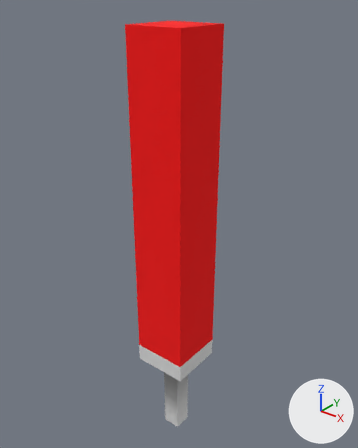
Two versions of the OBJ model src/main/resources/assets/tolaserblade/models/item/laser_blade.obj, one commit apart.
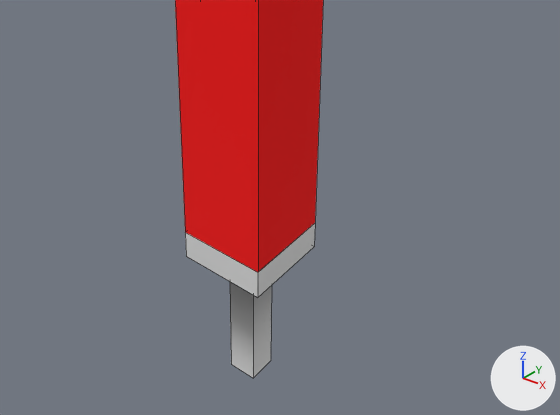
Each version is shown whole from a 50 mm camera at (0.898, -1.106, 1.535) aimed at (-0.023, 0.045, 0.822), then close up on the part from 10% to 98% of the width and 48% to 100% of the height. The lights are fixed; the arrows at lower right show +X, +Y and +Z. The close-ups show mesh edges as thin lines. Where no turn or scale is listed for an object, it has been applied to the vertices. Vertices at the same position are counted once.

Before the edit, the objects in view are built like this:
```python
me_laser_blade = bpy.data.meshes.new('laser_blade')
me_laser_blade.from_pydata(...)  # 36 vertices, 29 faces; spans x -0.094..0.094, y -0.094..0.094, z 0.0..1.438
# faces by material slot: [11, 6, 12]
me_laser_blade.materials.append(mat_mat_hilt)  # light grey #e1e1e1
me_laser_blade.materials.append(mat_mat_blade_core)  # white #f7f3f3
me_laser_blade.materials.append(mat_mat_blade_halo)  # red #ff0000
ob_laser_blade = bpy.data.objects.new('laser_blade', me_laser_blade)
ob_laser_blade.location = (0.0, 0.0, 0.0)
```
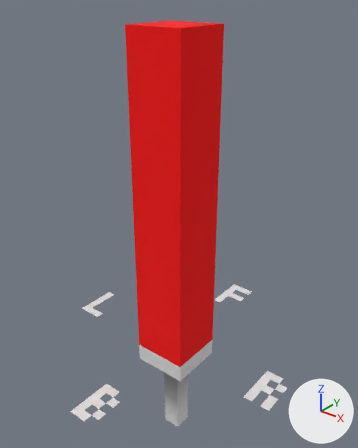
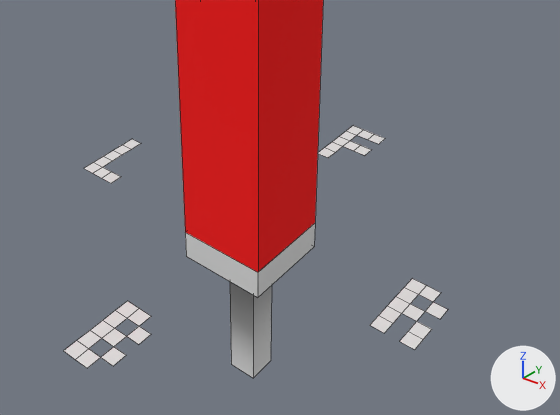
Commit message: Fix LaserBlade model and Update to version 0.0.2

Boxes (x1, y1, x2, y2) around the edits, measured in the close-ups (560 x 415 px):
'laser_blade', reshaped: before (175, 0, 323, 378); after (64, 0, 448, 378)
part 1 of me_laser_blade, added: after (370, 278, 448, 350)
part 2 of me_laser_blade, added: after (64, 301, 151, 368)
part 3 of me_laser_blade, added: after (318, 126, 385, 158)
part 4 of me_laser_blade, added: after (84, 139, 141, 183)

The edits, one by one:
me_laser_blade is used by ob_laser_blade; location (0.0, 0.0, 0.0).
me_laser_blade had 36 vertices, 29 faces and spanned x -0.094..0.094, y -0.094..0.094, z 0.0..1.438.
me_laser_blade now has 117 vertices, 65 faces and spans x -0.42..0.42, y -0.45..0.45, z 0.0..1.438.
me_laser_blade part 1: a new loose piece of 23 vertices spanning x 0.33..0.42, y -0.075..0.075, z 0.375, in mat_mat_hilt (light grey #e1e1e1).
me_laser_blade part 2: a new loose piece of 22 vertices spanning x -0.045..0.045, y -0.45..-0.3, z 0.375, in mat_mat_hilt (light grey #e1e1e1).
me_laser_blade part 3: a new loose piece of 20 vertices spanning x -0.045..0.045, y 0.3..0.45, z 0.375, in mat_mat_hilt (light grey #e1e1e1).
me_laser_blade part 4: a new loose piece of 16 vertices spanning x -0.42..-0.33, y -0.075..0.075, z 0.375, in mat_mat_hilt (light grey #e1e1e1).
